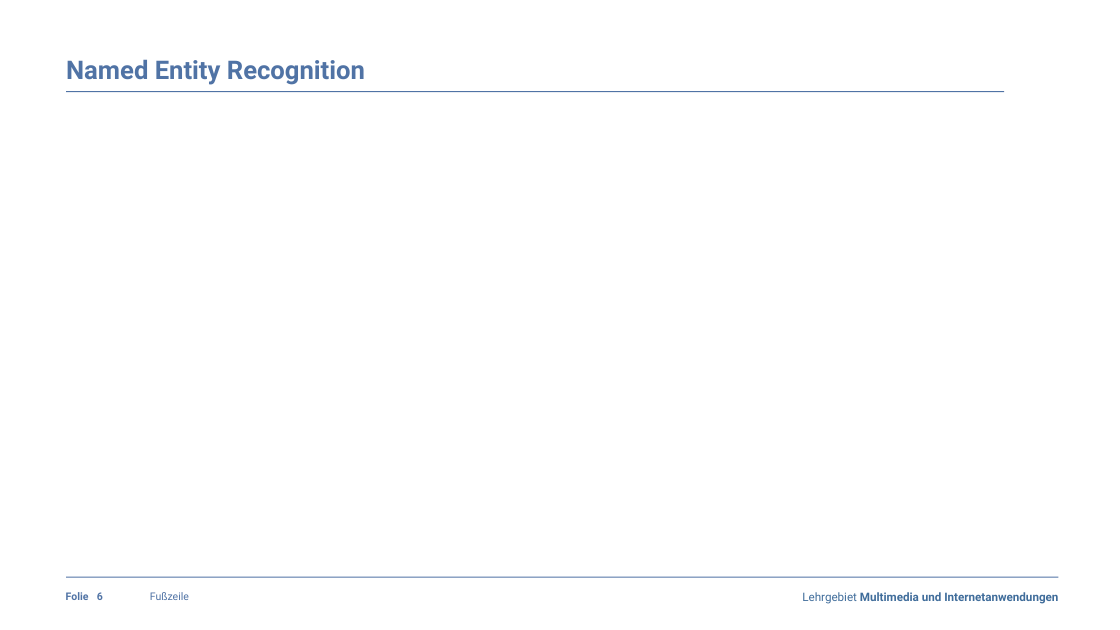
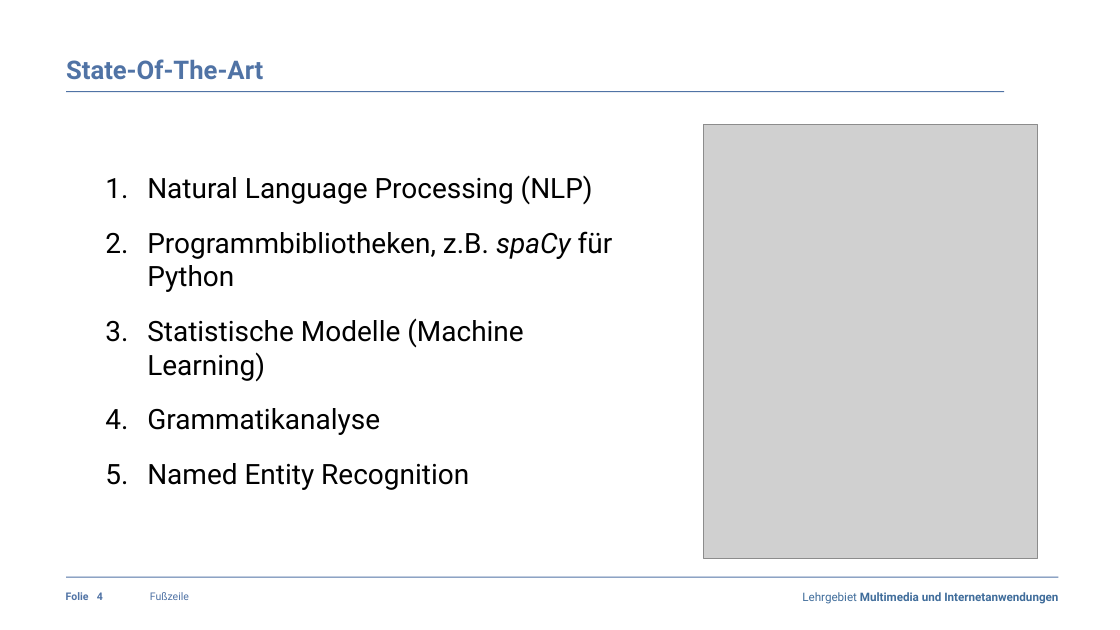
Before and after one commit to claraja/NLP_63458_WS22, a slide deck: slide 4 of Praesentation/Praesentation_Fachpraktikum_MedExtractor_Gruppe5.pptx (slide 6 before the commit). Drawn at 1120x630 pixels with LibreOffice and Linux fonts; fonts in the diff are those of the drawing; grey boxes stand for pictures; background and template pictures are left out. Boxes give left, top, right and bottom in pixels: in the first picture for what was removed or moved away, otherwise in the second. Text is boxed around its words. In the diff, an @@ line names an element or a change of style, - is before the commit and + after.

```diff
--- a/Praesentation/Praesentation_Fachpraktikum_MedExtractor_Gruppe5.pptx
+++ b/Praesentation/Praesentation_Fachpraktikum_MedExtractor_Gruppe5.pptx
@@ text at [66,59,263,80]: text changed @@
-Named Entity Recognition
+State-Of-The-Art
@@ picture added at [703,124,1038,558] @@
@@ text added at [147,175,613,490], 24 pt, text #000000 @@
+1. Natural Language Processing (NLP)
+2. Programmbibliotheken, z.B. spaCy für Python
+3. Statistische Modelle (Machine Learning)
+4. Grammatikanalyse
+5. Named Entity Recognition
```
Also in this commit, not shown: 5 other slides changed, 2 slides added, 1 other file.
